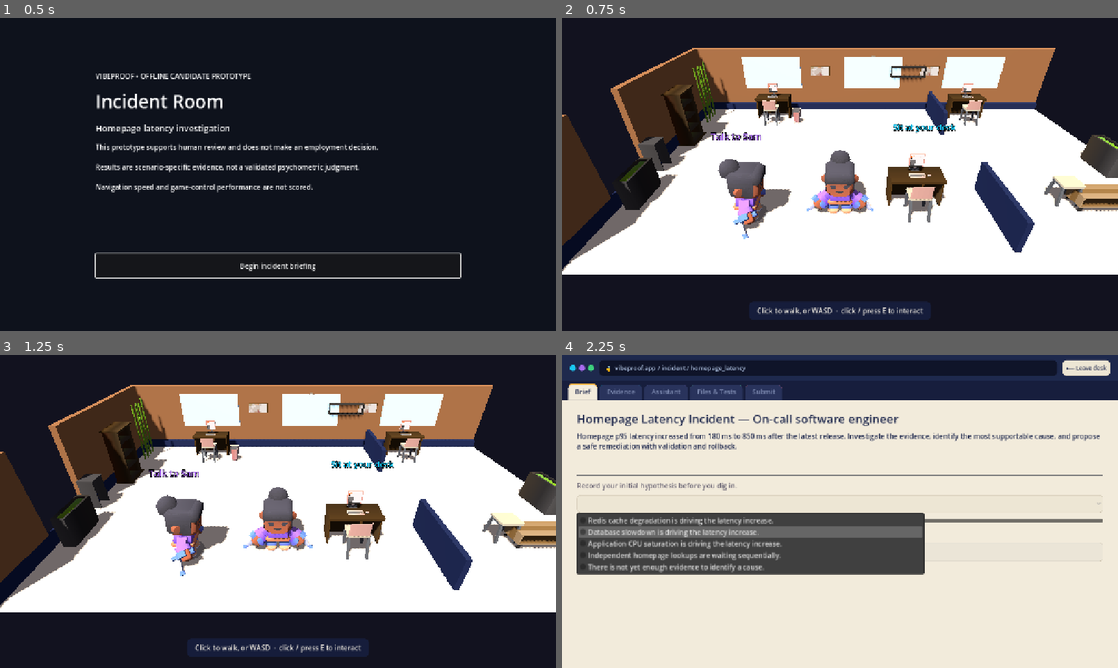
Above: before the commit, frames 1-4 (two rows, left to right).
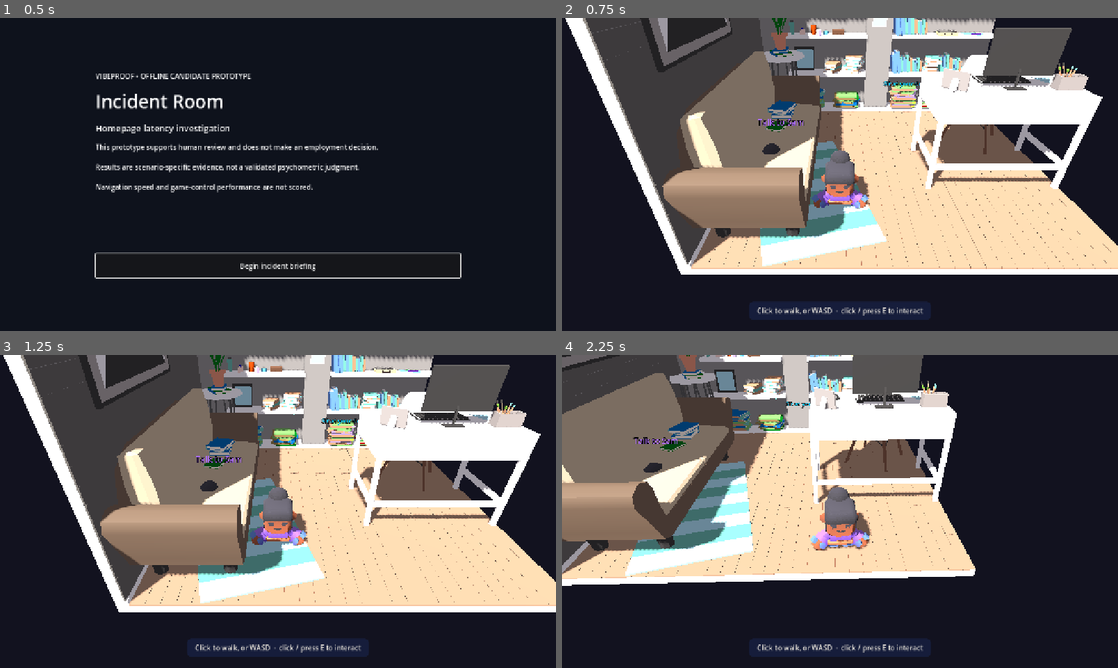
Above: after the commit, the same moments.

Repository: mengfoong-dev/codex-candidate-assesment-system
Game: Godot game, scene res://scenes/main/main.tscn
The game is run twice, just before and just after one commit, with the same random seed, the same clock (stepped at 60 frames per second) and the same inputs.
Inputs (mouse positions are in pixels of both pictures, inside the frame that each line leads up to):
- Up to frame 1 (0.5 s): no input
- Up to frame 2 (0.75 s): click "Begin incident briefing" at 0.5 s
- Up to frame 3 (1.25 s): no input
- Up to frame 4 (2.25 s): tap Enter at 1.25, 2 s; move the mouse to (962, 495) at 1.27 s; hold D (move_right) 1.28-2.03 s; tap E (interact) at 1.35, 2.1 s; click (962, 495) at 1.42 s; move the mouse to (728, 527) at 2.02 s; hold S (move_backward) from 2.03 s (still down); click (728, 527) at 2.17 s

Frame 1 is identical in both runs. In frame 2, 66% of the frame differs, in the area x 0-100%, y 0-82%; in frame 3, 67%; in frame 4, 98%, in the area x 0-100%, y 0-100%.

Commit message:
feat: use the Office Room 15 environment (CC-BY) with third-person camera
Replace the assembled office with the 'Office Room 15 Low-poly' cutaway-diorama GLB
by Mnostva (Sketchfab, CC-BY 4.0), scaled to a ~10m room seated at the origin.
Keep the player, senior NPC, desk-interaction trigger, and third-person follow camera;
bound the open diorama sides with invisible collision walls. Add CC-BY attribution.
Update room-contract test to expect the OfficeRoom15 environment node.

Diff:
--- a/apps/incident-room/scenes/room/incident_room.tscn
+++ b/apps/incident-room/scenes/room/incident_room.tscn
@@ -1,38 +1,23 @@
-[gd_scene load_steps=18 format=3]
+[gd_scene load_steps=9 format=3]
 
 [ext_resource type="PackedScene" path="res://scenes/player/player.tscn" id="1_player"]
 [ext_resource type="PackedScene" path="res://scenes/stations/station_trigger.tscn" id="2_station"]
-[ext_resource type="PackedScene" path="res://scenes/room/cozy_office_shell.tscn" id="3_shell"]
 [ext_resource type="PackedScene" path="res://scenes/player/player_visual.tscn" id="8_senior"]
-[ext_resource type="PackedScene" path="res://scenes/room/office_furnishing.tscn" id="11_furnish"]
-[ext_resource type="Mesh" uid="uid://ct0wwua8701fu" path="res://assets/third_party/vnb-office-set/Office_Desk_1.obj" id="12_vdesk"]
-[ext_resource type="Mesh" uid="uid://cegvvfbyb7qsr" path="res://assets/third_party/vnb-office-set/Computer_Monitor.obj" id="13_vmon"]
-[ext_resource type="Mesh" uid="uid://duc4pwb5u6sv0" path="res://assets/third_party/vnb-office-set/Computer_Keyboard.obj" id="14_vkey"]
-[ext_resource type="Mesh" uid="uid://du4oyj80psivy" path="res://assets/third_party/vnb-office-set/Computer_Mouse.obj" id="15_vmouse"]
-[ext_resource type="Mesh" uid="uid://do7o868e5cnsb" path="res://assets/third_party/vnb-office-set/Chair_A.obj" id="16_vchair"]
 [ext_resource type="Script" path="res://scripts/presentation/follow_camera.gd" id="17_cam"]
+[ext_resource type="PackedScene" uid="uid://dbph8hxieq235" path="res://assets/third_party/office-room-15/office_room_15.glb" id="18_room"]
 
 [sub_resource type="Environment" id="Environment_room"]
 background_mode = 1
 background_color = Color(0.07, 0.07, 0.12, 1)
 ambient_light_source = 3
-ambient_light_color = Color(0.62, 0.6, 0.66, 1)
-ambient_light_energy = 0.55
+ambient_light_color = Color(0.72, 0.7, 0.74, 1)
+ambient_light_energy = 0.7
 
 [sub_resource type="BoxShape3D" id="FloorShape"]
-size = Vector3(16, 0.2, 10)
+size = Vector3(12, 0.2, 12)
 
-[sub_resource type="BoxShape3D" id="RearWallShape"]
-size = Vector3(16, 2.5, 0.3)
-
-[sub_resource type="BoxShape3D" id="SideWallShape"]
-size = Vector3(0.3, 2.5, 10)
-
-[sub_resource type="BoxShape3D" id="FrontBoundaryShape"]
-size = Vector3(16, 1, 0.2)
-
-[sub_resource type="BoxShape3D" id="RightBoundaryShape"]
-size = Vector3(0.2, 1, 10)
+[sub_resource type="BoxShape3D" id="WallShape"]
+size = Vector3(12, 3, 0.4)
 
 [node name="IncidentRoom" type="Node3D"]
 
@@ -40,9 +25,9 @@
 environment = SubResource("Environment_room")
 
 [node name="KeyLight" type="DirectionalLight3D" parent="."]
-rotation_degrees = Vector3(-55, -30, 0)
-light_color = Color(1, 0.96, 0.9, 1)
-light_energy = 1.15
+rotation_degrees = Vector3(-52, -34, 0)
+light_color = Color(1, 0.97, 0.92, 1)
+light_energy = 1.2
 shadow_enabled = true
 
 [node name="Camera3D" type="Camera3D" parent="."]
@@ -52,6 +37,9 @@
 script = ExtResource("17_cam")
 target_path = NodePath("../Player")
 
+[node name="OfficeRoom15" parent="." instance=ExtResource("18_room")]
+transform = Transform3D(0.02, 0, 0, 0, 0.02, 0, 0, 0, 0.02, 0, 0, 0)
+
 [node name="Architecture" type="Node3D" parent="."]
 
 [node name="Floor" type="StaticBody3D" parent="Architecture"]
@@ -60,28 +48,26 @@
 [node name="CollisionShape3D" type="CollisionShape3D" parent="Architecture/Floor"]
 shape = SubResource("FloorShape")
 
-[node name="CozyOfficeShell" parent="Architecture" instance=ExtResource("3_shell")]
-
 [node name="Walls" type="StaticBody3D" parent="Architecture"]
 
 [node name="RearCollision" type="CollisionShape3D" parent="Architecture/Walls"]
-position = Vector3(0, 1.25, -5)
-shape = SubResource("RearWallShape")
+position = Vector3(0, 1.5, -4.8)
+shape = SubResource("WallShape")
+
+[node name="FrontCollision" type="CollisionShape3D" parent="Architecture/Walls"]
+position = Vector3(0, 1.5, 4.8)
+shape = SubResource("WallShape")
 
 [node name="LeftCollision" type="CollisionShape3D" parent="Architecture/Walls"]
-position = Vector3(-8, 1.25, 0)
-shape = SubResource("SideWallShape")
+transform = Transform3D(0, 0, 1, 0, 1, 0, -1, 0, 0, -4.8, 1.5, 0)
+shape = SubResource("WallShape")
 
-[node name="FrontBoundary" type="CollisionShape3D" parent="Architecture/Walls"]
-position = Vector3(0, 0.5, 5)
-shape = SubResource("FrontBoundaryShape")
-
-[node name="RightBoundary" type="CollisionShape3D" parent="Architecture/Walls"]
-position = Vector3(8, 0.5, 0)
-shape = SubResource("RightBoundaryShape")
+[node name="RightCollision" type="CollisionShape3D" parent="Architecture/Walls"]
+transform = Transform3D(0, 0, 1, 0, 1, 0, -1, 0, 0, 4.8, 1.5, 0)
+shape = SubResource("WallShape")
 
 [node name="Senior" type="Node3D" parent="."]
-transform = Transform3D(0, 0, 1, 0, 1, 0, -1, 0, 0, -3.9, 0.05, 3.0)
+transform = Transform3D(0, 0, 1, 0, 1, 0, -1, 0, 0, -3.0, 0.05, 2.2)
 
 [node name="Body" parent="Senior" instance=ExtResource("8_senior")]
 
@@ -91,34 +77,13 @@
 accent_color = Color(0.66, 0.42, 0.94, 1)
 
 [node name="MyDesk" type="Node3D" parent="."]
-transform = Transform3D(1, 0, 0, 0, 1, 0, 0, 0, 1, 0.6, 0, 2.4)
-
-[node name="Desk" type="MeshInstance3D" parent="MyDesk"]
-mesh = ExtResource("12_vdesk")
-
-[node name="Monitor" type="MeshInstance3D" parent="MyDesk"]
-transform = Transform3D(1, 0, 0, 0, 1, 0, 0, 0, 1, 0, 0.95, -0.18)
-mesh = ExtResource("13_vmon")
-
-[node name="Keyboard" type="MeshInstance3D" parent="MyDesk"]
-transform = Transform3D(1, 0, 0, 0, 1, 0, 0, 0, 1, 0, 0.95, 0.12)
-mesh = ExtResource("14_vkey")
-
-[node name="Mouse" type="MeshInstance3D" parent="MyDesk"]
-transform = Transform3D(1, 0, 0, 0, 1, 0, 0, 0, 1, 0.32, 0.95, 0.12)
-mesh = ExtResource("15_vmouse")
-
-[node name="Chair" type="MeshInstance3D" parent="MyDesk"]
-transform = Transform3D(-1, 0, 0, 0, 1, 0, 0, 0, -1, 0, 0, 0.55)
-mesh = ExtResource("16_vchair")
+transform = Transform3D(1, 0, 0, 0, 1, 0, 0, 0, 1, 0.8, 0, -1.2)
 
 [node name="Trigger" parent="MyDesk" instance=ExtResource("2_station")]
 station_id = "my_desk"
 station_title = "Sit at your desk"
 accent_color = Color(0.1, 0.78, 0.95, 1)
 
-[node name="Furnishing" parent="." instance=ExtResource("11_furnish")]
-
 [node name="Player" parent="." instance=ExtResource("1_player")]
 position = Vector3(-1.5, 0.05, 2.8)
 camera_path = NodePath("../Camera3D")
--- a/apps/incident-room/tests/test_room_contracts.gd
+++ b/apps/incident-room/tests/test_room_contracts.gd
@@ -55,9 +55,9 @@
     t.assert_false(controller_source.contains("CandidateSession"), "movement does not call candidate session")
     t.assert_false(controller_source.contains("EventLogger"), "movement does not call event logger")
 
-    # Decluttered office: the shell plus a single desk workstation and the senior NPC.
-    t.assert_true(room.get_node_or_null("Architecture/CozyOfficeShell") is Node3D, "room has the cozy office shell")
-    t.assert_true(room.get_node_or_null("MyDesk") is Node3D, "room has the player's desk workstation")
+    # Office Room 15 environment plus the player's desk-interaction and the senior NPC.
+    t.assert_true(room.get_node_or_null("OfficeRoom15") is Node3D, "room has the office environment")
+    t.assert_true(room.get_node_or_null("MyDesk") is Node3D, "room has the player's desk interaction")
     t.assert_true(room.get_node_or_null("Senior") is Node3D, "room has the senior NPC")
 
     room.queue_free()
Binary file added: apps/incident-room/assets/third_party/office-room-15/office_room_15.glb
Not shown, added: apps/incident-room/assets/third_party/office-room-15/office_room_15.glb.import
Binary file added: apps/incident-room/assets/third_party/office-room-15/office_room_15_0.png
Not shown, added: apps/incident-room/assets/third_party/office-room-15/office_room_15_0.png.import
Not shown, changed: apps/incident-room/THIRD_PARTY_NOTICES.md
